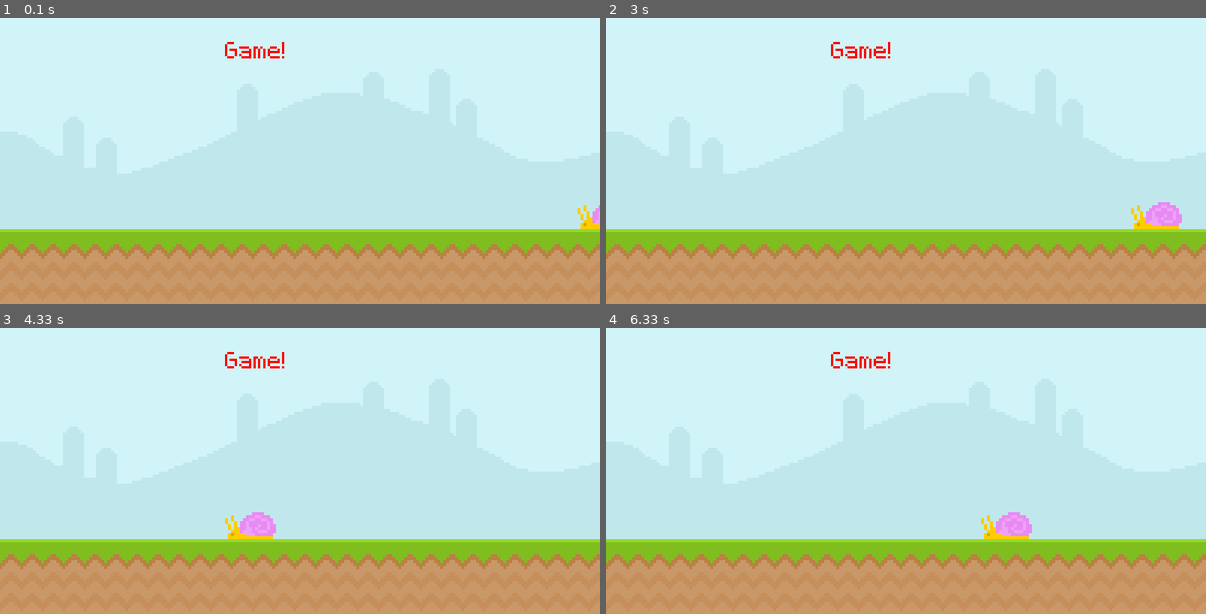
Above: before the commit, frames 1-4 (two rows, left to right).
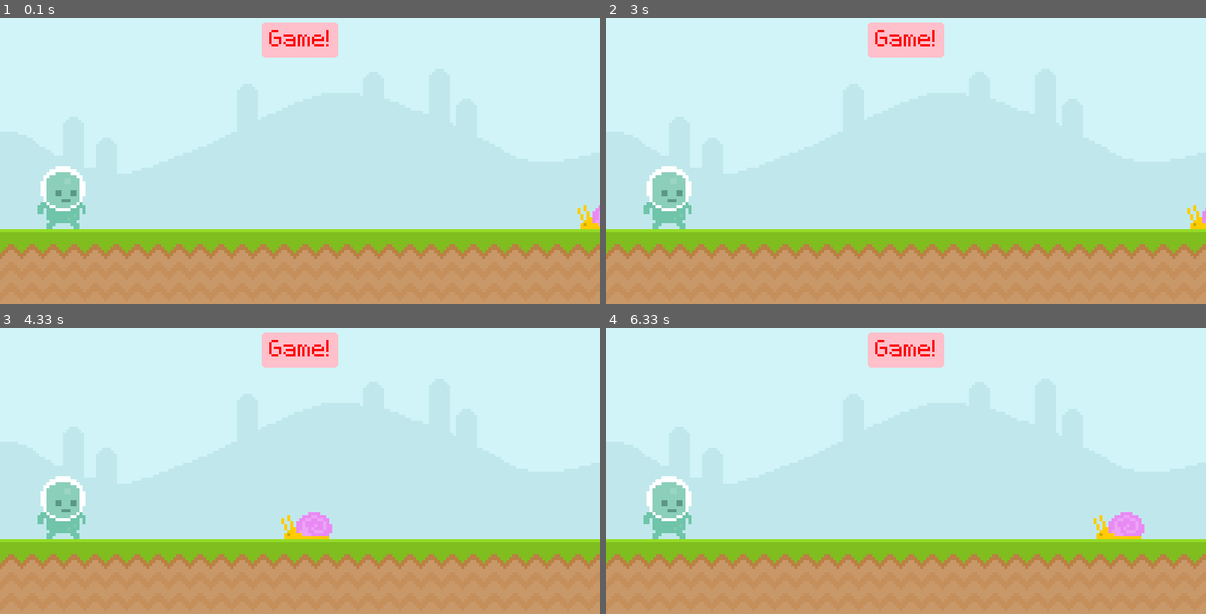
Above: after the commit, the same moments.

Repository: xXx-insane-xXx/pygame_runner
Game: pygame game, started from main.py
The game is run twice, just before and just after one commit, with the same random seed, the same clock (stepped at 60 frames per second) and the same inputs.
Inputs:
- Up to frame 1 (0.1 s): no input
- Up to frame 2 (3 s): no input
- Up to frame 3 (4.33 s): no input
- Up to frame 4 (6.33 s): no input

The runs differ from the first frame. In frame 1, 3.0% of the frame differs, in the area x 6-57%, y 1-74%; in frame 2, 3.7%; in frame 3, 4.2%; in frame 4, 4.2%.

Commit message:
Add score_bg, collision, score_rect_wrapper and my comment style

Diff:
--- a/main.py
+++ b/main.py
@@ -1,55 +1,124 @@
 import pygame
 from sys import exit
 
-# Initialize pygame
+## Initialize pygame
 pygame.init()
 
-# Font
+## Font
 font = pygame.font.Font("./assets/font/Pixeltype.ttf", 50)
 
-# Display surface
+# #----Create display surface----# #
 display = pygame.display.set_mode((800, 400))
 pygame.display.set_caption("Runner!")
 
-# Game surfaces
-sky_surface = pygame.image.load("./assets/graphics/sky.png").convert()
+# #----Game surfaces----# #
+sky_surface = pygame.image.load("./assets/graphics/sky.png").convert_alpha()
 ground_surface = pygame.image.load("./assets/graphics/ground.png").convert()
-font_surface = font.render("Game!", False, "Red")
+score_surface = font.render("Game!", False, "Red")
 snail_surface = pygame.image.load("./assets/graphics/snail/snail1.png").convert_alpha()
+player_surface = pygame.image.load("./assets/graphics/player/player_walk_1.png").convert_alpha()
 
-# Snail position
-snail_x = 800
-snail_y = (300 - 36)
+# #----Rectangles----# #
+player_rect = player_surface.get_rect(bottomleft = (50, 300))
+snail_rect = snail_surface.get_rect(bottomleft = (800, 300))
+score_rect = score_surface.get_rect(center = (400, 50))
+score_rect_wrapper = pygame.Rect(score_rect.left - 10, score_rect.top - 10, (10 + score_rect.right - score_rect.left + 10), 10 + (score_rect.bottom - score_rect.top) + 5)
 
-# Clock object
+# #----Pos----# #
+## Snail initial pos
+snail_xPos = 800
+snail_yPos = 300 - 36
+
+## Player pos
+player_xPos = 50
+player_yPos = 300 - 84
+
+## Clock object
 clock = pygame.time.Clock()
 
-while True:
+# #----Global test----# #
+counter = 0
+
+
+
+
+##########
+## Core ##
+##########
+
+while (True):
+
+    ################
+    ## Event loop ##
+    ################
 
     events = pygame.event.get()
+    for event in events:
 
-    for event in events:
+        ## Check for exit
         if event.type == pygame.QUIT:
             pygame.quit()
             exit()
 
 
-    # Snail
-    if (snail_x <= 0):
-        snail_x = 800
-    snail_x -= 5
+        ## Check for mouse motions
+        # if event.type == pygame.MOUSEMOTION:
+        #     if player_rect.collidepoint(event.pos):
+        #         print("Mouse is hovering over the player")
 
 
-    # Attaching game display to DS
-    display.blit(sky_surface, (0, 0)) # blit: Put one surface on another
+
+
+    ################
+    ## Game logic ##
+    ################
+
+    # #----Snail movement----# #
+    if snail_rect.right <= 0:
+        snail_rect.left = 800
+    snail_rect.left -= 5
+
+    # #----Player movement----# #
+
+
+
+
+    ###############
+    ## Collision ##
+    ###############
+
+    if (player_rect.colliderect(snail_rect) == 2):
+        print("Collision")
+
+
+
+
+    ##########
+    ## Blit ##
+    ##########
+
+    # #---Bg----# #
+    display.blit(sky_surface, (0, 0))
     display.blit(ground_surface, (0, 300))
-    display.blit(font_surface, (300, 50))
-    display.blit(snail_surface, (snail_x, snail_y))
 
-    print(snail_x)
+    # #----Score----# #
+    # pygame.draw.rect(display, "Pink", score_rect)
+    pygame.draw.rect(display, "Pink", score_rect_wrapper, border_radius=5)
+    display.blit(score_surface, score_rect)
 
-    # Update display surface
+    # #----Character + npc----# #
+    display.blit(snail_surface, snail_rect)
+    display.blit(player_surface, player_rect)
+
+
+
+
+    ################
+    ## Essentials ##
+    ################
+
+    ## Update display surface
     pygame.display.update()
 
-    # Tick rate
+    ## Tick rate
     clock.tick(60)
